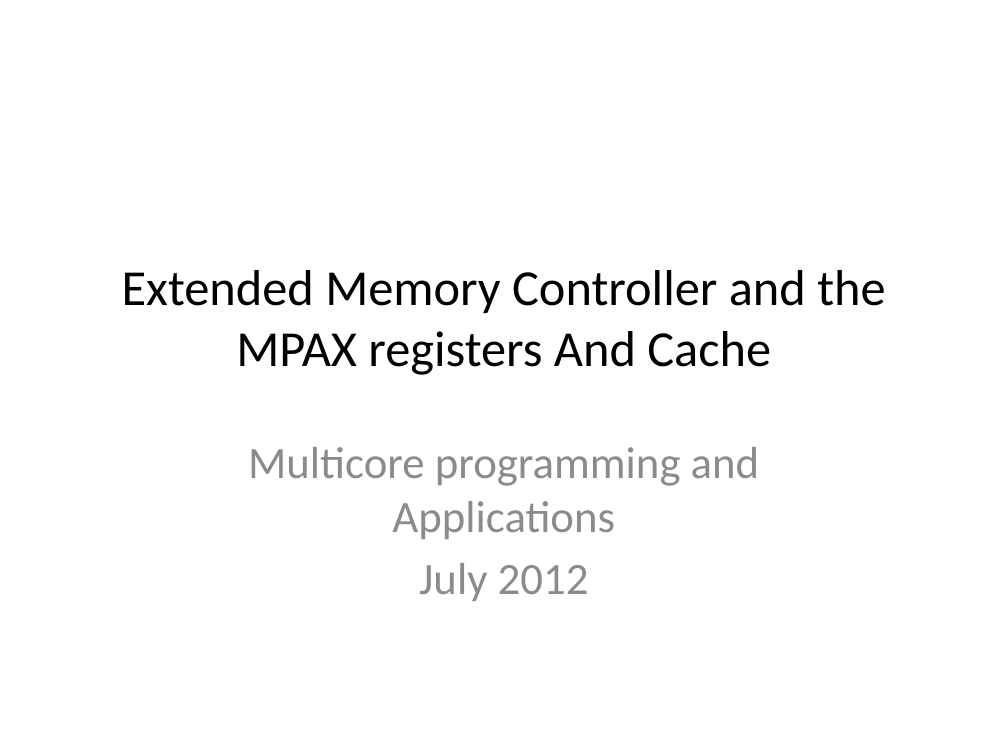
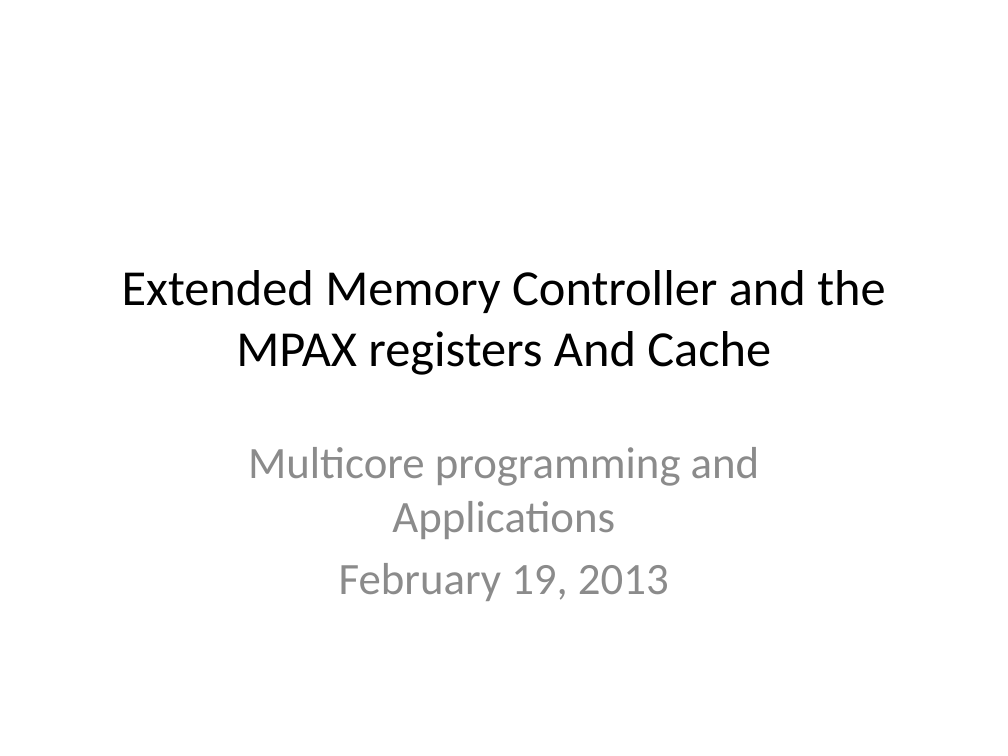
Before and after one commit to hari1989/keystone-workshop, a slide deck: slide 1 of preliminary/Working/presentations/Extended memory Controller and the MPAX registersAndCache.pptx. Drawn at 1008x756 pixels with LibreOffice and Linux fonts; fonts in the diff are those of the drawing. Boxes give left, top, right and bottom in pixels: in the first picture for what was removed or moved away, otherwise in the second. Text is boxed around its words. In the diff, an @@ line names an element or a change of style, - is before the commit and + after.

```diff
--- a/preliminary/Working/presentations/Extended memory Controller and the MPAX registersAndCache.pptx
+++ b/preliminary/Working/presentations/Extended memory Controller and the MPAX registersAndCache.pptx
@@ subtitle at box(339, 563, 669, 601): text changed @@
-July 2012
+February 19, 2013
```
